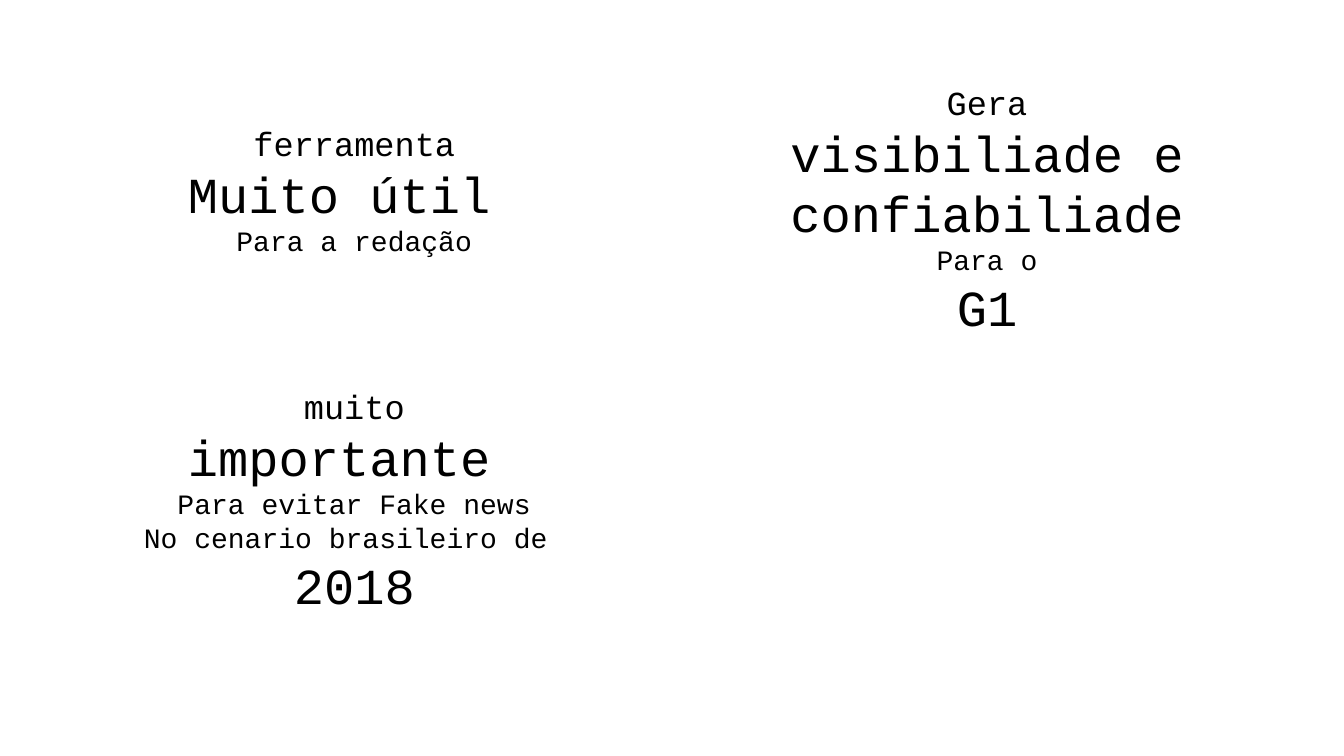
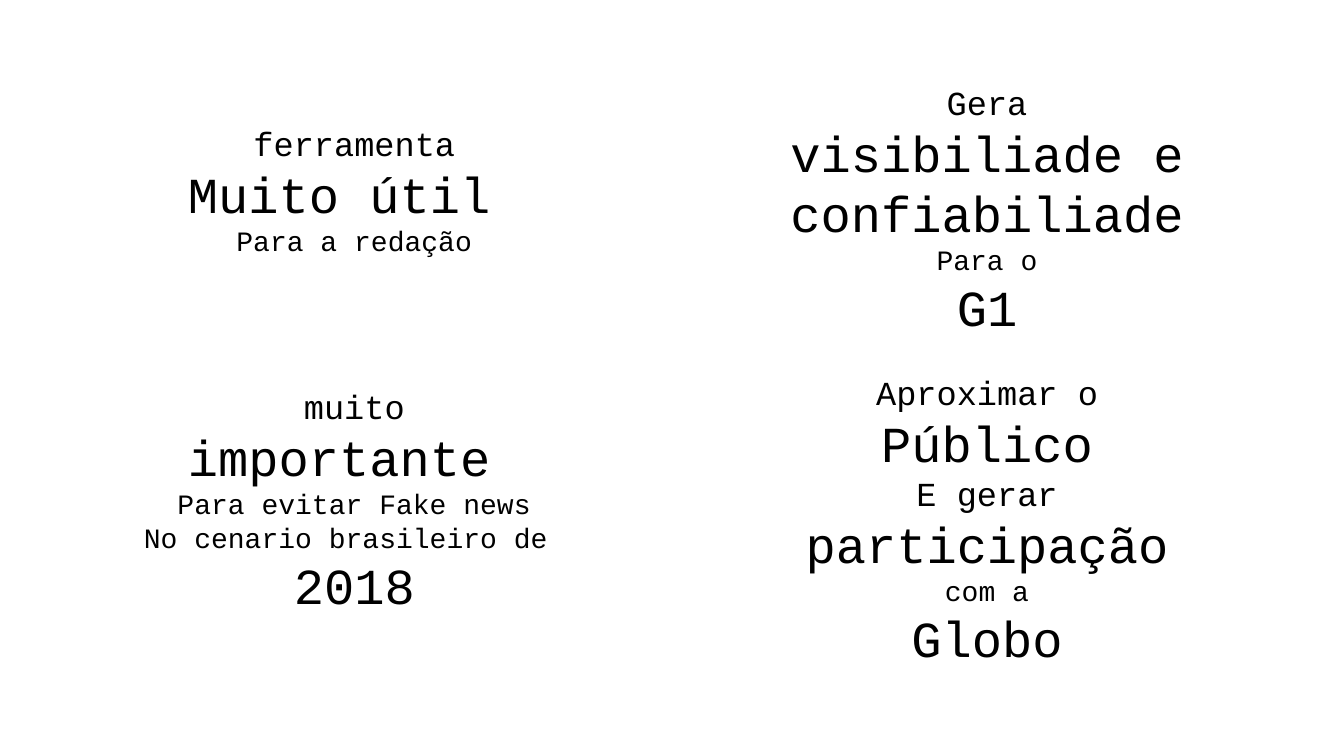
Before and after one commit to CarlosMatheus/Digital-Detective, a slide deck: slide 6 of app/assets/Presentation1.pptx. Drawn at 1344x756 pixels with LibreOffice and Linux fonts; fonts in the diff are those of the drawing. Boxes give left, top, right and bottom in pixels: in the first picture for what was removed or moved away, otherwise in the second. Text is boxed around its words. In the diff, an @@ line names an element or a change of style, - is before the commit and + after.

```diff
--- a/app/assets/Presentation1.pptx
+++ b/app/assets/Presentation1.pptx
@@ text added at bbox=[806, 381, 1169, 658], 36 pt, text #000000 @@
+Aproximar o
+Público
+E gerar
+participação
+com a
+Globo
```
Also in this commit, not shown: 1 other slide changed, 1 slide added, 1 other file.
